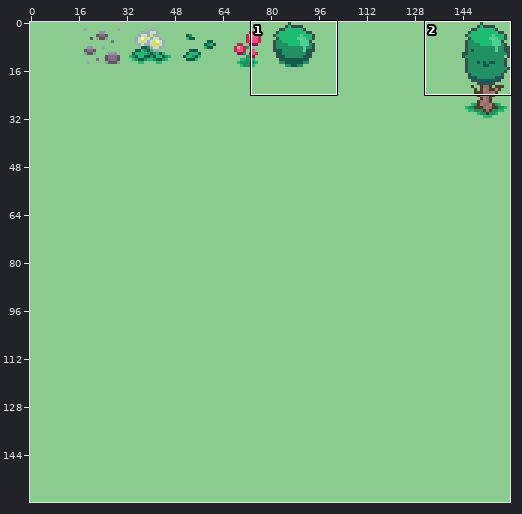
Two states of a pixel-art file, assets/tileset-grass.aseprite. Above, an overview of the earlier version with the close-up marked.
Close-up. The starting point:
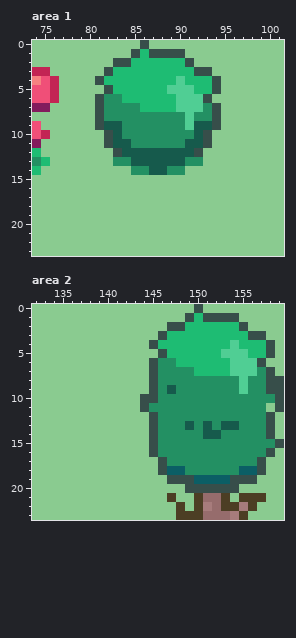
160x160 pixels, 1 frame. Shown: area 1: x 74..101, y 0..23; area 2: x 132..159, y 0..23.
And afterwards:
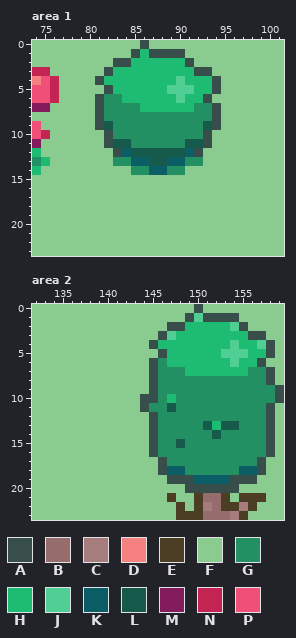
Palette (. is transparent): A #374e4a  B #966c6c  C #a77c7c  D #f68181  E #4c3e24  F #8acb90  G #239063  H #1ebc73  J #50ce94  K #0b5e65  L #165a4c  M #831c5d  N #c32454  P #f04f78
Change:
--- area 1, layer "Layer 2"
@@ x 81..94 @@
  5 FAHHHHHHJJJHHA
- 6 AGGHHHHHHJJJAF
- 7 AGGGGHHHHJJJGA
- 8 AGGGGGGGGGJGGA
- 9 ALLGGGGGGGJLLA
-10 FALGGGGGGGGLAF
+ 6 AGGHHHHHHJHHAF
+ 7 AGGGGHHHHHHGGA
+ 8 AGGGGGGGGGGGGA
+ 9 ALGGGGGGGGGGLA
+10 FAGGGGGGGGGGAF
 11 FALLGGGGGGLLAF
-12 FFALLLLLLLLAFF
-13 FFGGLLLLLLGGFF
-14 FFFFGGLLGGFFFF
+12 FFAKLLLLLLKAFF
+13 FFGGKKLLKKGGFF
+14 FFFFGGKKGGFFFF
 15 FFFFFFFFFFFFFF
--- area 2, layer "Layer 2"
@@ x 145..159 @@
  0 FFFFFAFFFFFFFFF
- 1 FFFFAHAAAAFFFFF
- 2 FFAAHHHHHHAFFFF
- 3 FAHHHHHHHHHAAFF
- 4 AHHHHHHHHJHHHAF
+ 1 FFFFAJAAAAFFFFF
+ 2 FFAAHHHHHJAFFFF
+ 3 FAJHHHHHHHHAAFF
+ 4 AHHHHHHHHJHHJAF
  5 FAHHHHHHJJJHHAF
- 6 AGGHHHHHHJJJAFF
- 7 AGGGGHHHHJJJGAF
- 8 AGGGGGGGGGJGGAA
- 9 AGLGGGGGGGJGGAA
-10 AGGGGGGGGGGGGGA
-11 GGGGGGGGGGGGGFA
+ 6 AGHHHHHHHJHHAFF
+ 7 AGGGHHHHHHHGGAF
+ 8 AGGGGGGGGGGGGAF
+ 9 AGGGGGGGGGGGGGA
+10 AGHGGGGGGGGGGGA
+11 GGLGGGGGGGGGGAF
 12 AGGGGGGGGGGGGAF
-13 AGGGLGLGLLGGGAF
-14 AGGGGGLLGGGGGAF
-15 AGGGGGGGGGGGGGA
+13 AGGGGGLHLLGGGAF
+14 AGGGGGGLGGGGGAF
+15 AGGLGGGGGGGGGAF
 16 AGGGGGGGGGGGGAF
